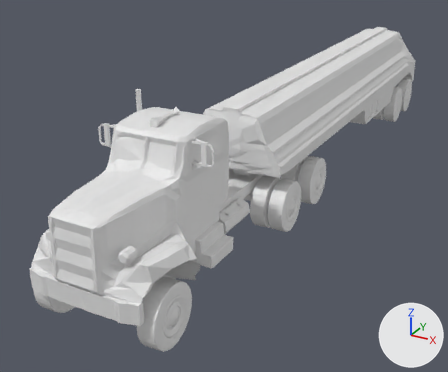
A saved change to the Blender file BlenderModels/Vehicle/LongHaulTruck.blend.
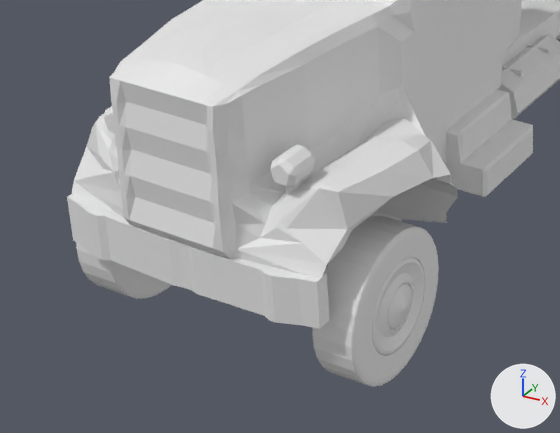
The first picture shows the older version from a camera (50 mm lens) standing at (1.97, -14.25, 7.23) and looking at (-6.02, 0.27, -0.03). The close-ups show the older and then the newer version on the part from 0% to 55% of the width and 49% to 100% of the height of that picture. Only the edits that show in the close-ups are written down. The lights are fixed; the arrows at lower right show +X, +Y and +Z.
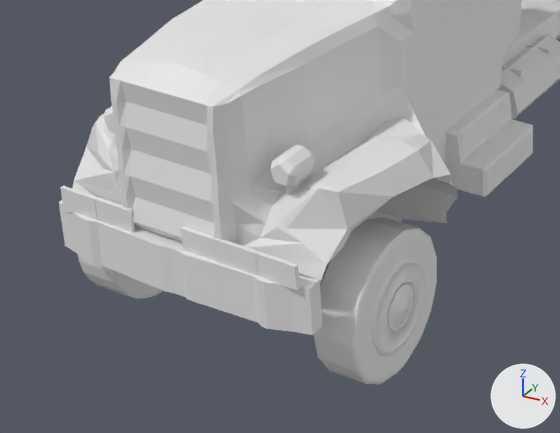
Changed parts and their boxes (x1, y1, x2, y2) in the close-ups (560 x 433 px):
'Cube.002', moved: before (67, 193, 330, 329); after (59, 200, 322, 335)
'Tire.034', rescaled: before (312, 216, 439, 387); after (314, 217, 437, 384)
'Cube.045', added: after (255, 251, 299, 290)
'Cube.044', added: after (218, 240, 258, 276)
'Cube.043', added: after (181, 226, 220, 263)
'Cube.042', added: after (95, 197, 135, 232)
'Cube.041', added: after (60, 186, 98, 220)

What changed in the scene script:
```text
Change ob_cube_002:
    ob_cube_002.location: (-4.67, -7.29, 1.07) -> (-4.67, -7.39, 1.07)
Change ob_tire_034:
    ob_tire_034.scale: (0.637, 0.637, 0.193) -> (0.629, 0.629, 0.191)
Add ob_cube_045:
    ob_cube_045 = bpy.data.objects.new('Cube.045', me_cube_020.copy())  # the mesh of ob_cube_039
    ob_cube_045.location = (-3.69, -7.48, 1.37)
    ob_cube_045.scale = (0.177, -0.0168, 0.101)
Add ob_cube_044:
    ob_cube_044 = bpy.data.objects.new('Cube.044', me_cube_020.copy())  # the mesh of ob_cube_039
    ob_cube_044.location = (-4.04, -7.48, 1.37)
    ob_cube_044.scale = (0.177, -0.0168, 0.101)
Add ob_cube_043:
    ob_cube_043 = bpy.data.objects.new('Cube.043', me_cube_020.copy())  # the mesh of ob_cube_039
    ob_cube_043.location = (-4.39, -7.48, 1.37)
    ob_cube_043.scale = (0.177, -0.0168, 0.101)
Add ob_cube_042:
    ob_cube_042 = bpy.data.objects.new('Cube.042', me_cube_020.copy())  # the mesh of ob_cube_039
    ob_cube_042.location = (-5.25, -7.48, 1.37)
    ob_cube_042.scale = (0.177, -0.0168, 0.101)
Add ob_cube_041:
    ob_cube_041 = bpy.data.objects.new('Cube.041', me_cube_020.copy())  # the mesh of ob_cube_039
    ob_cube_041.location = (-5.61, -7.48, 1.37)
    ob_cube_041.scale = (0.177, -0.0168, 0.101)
```
